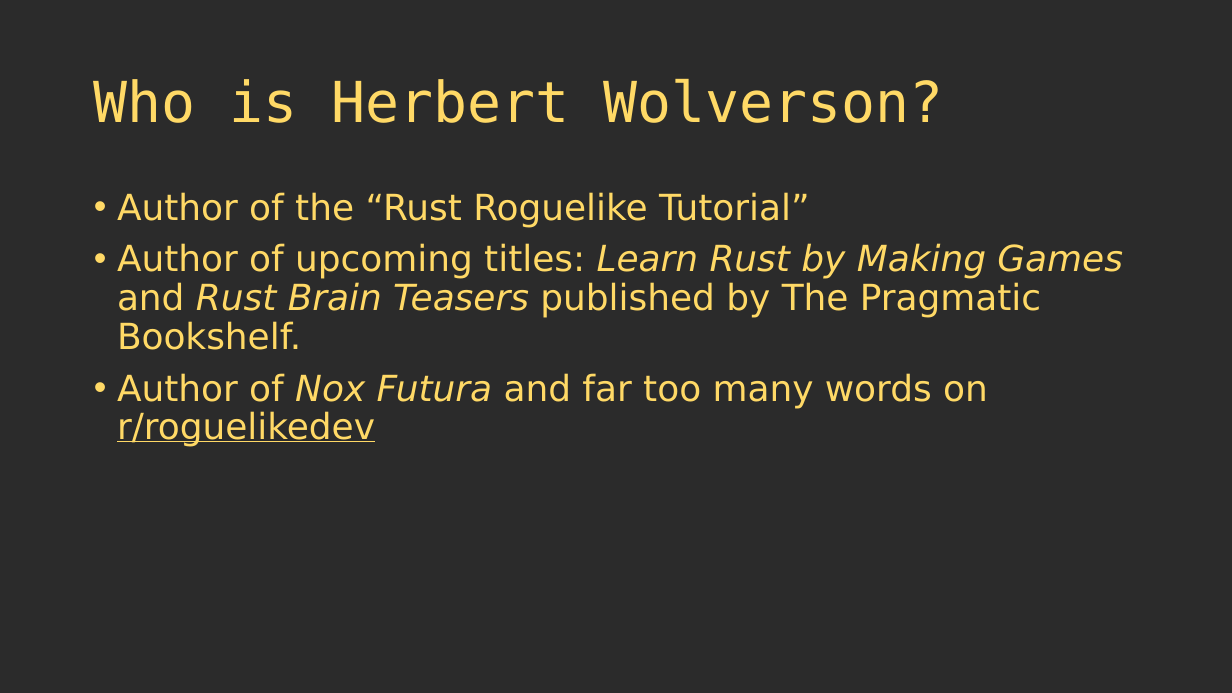
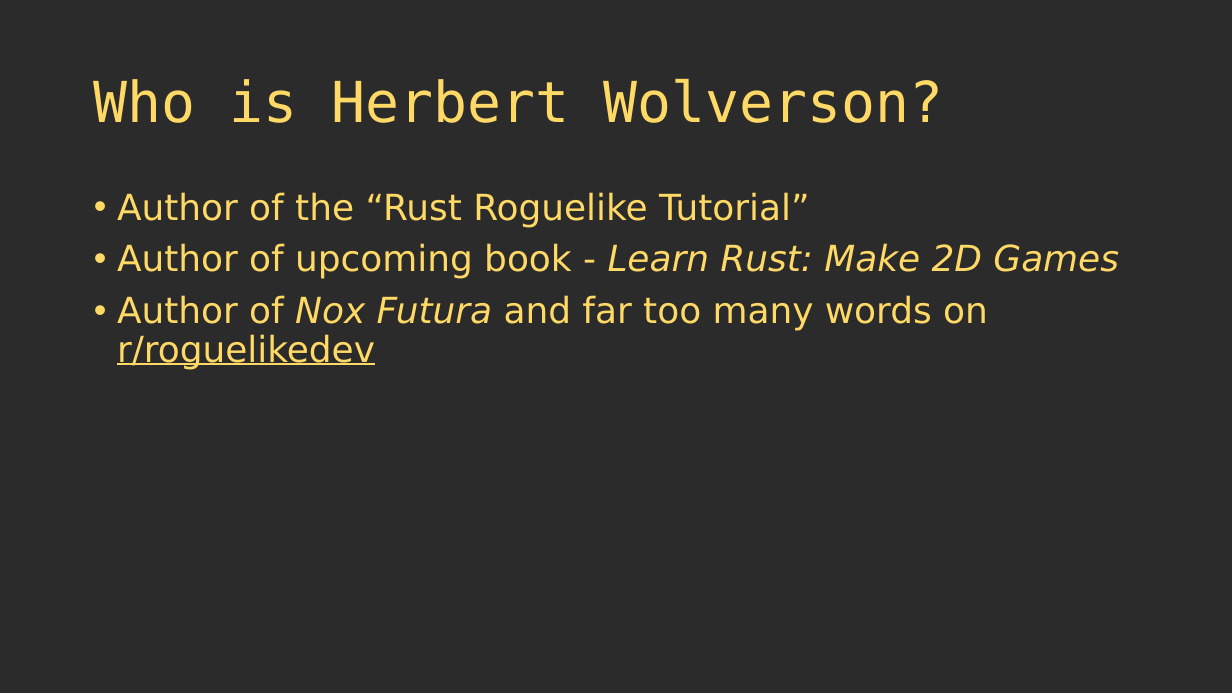
Before and after one commit to thebracket/roguelike-celebration-2020, a slide deck: slide 2 of Procedural Map Generation Techniques.pptx. Drawn at 1232x693 pixels with LibreOffice and Linux fonts; fonts in the diff are those of the drawing; background and template pictures are left out; a plain dark background stands for a picture behind light text. Boxes give left, top, right and bottom in pixels: in the first picture for what was removed or moved away, otherwise in the second. Text is boxed around its words. In the diff, an @@ line names an element or a change of style, - is before the commit and + after.

```diff
--- a/Procedural Map Generation Techniques.pptx
+++ b/Procedural Map Generation Techniques.pptx
@@ text at box(117, 243, 1119, 279): text changed @@
-• Author of upcoming titles: Learn Rust by Making Games and Rust Brain Teasers published by The Pragmatic Bookshelf.
+• Author of upcoming book - Learn Rust: Make 2D Games
```
Also in this commit, not shown: 1 other slide changed, 5 slides added, 3 slides removed, 6 other files.
